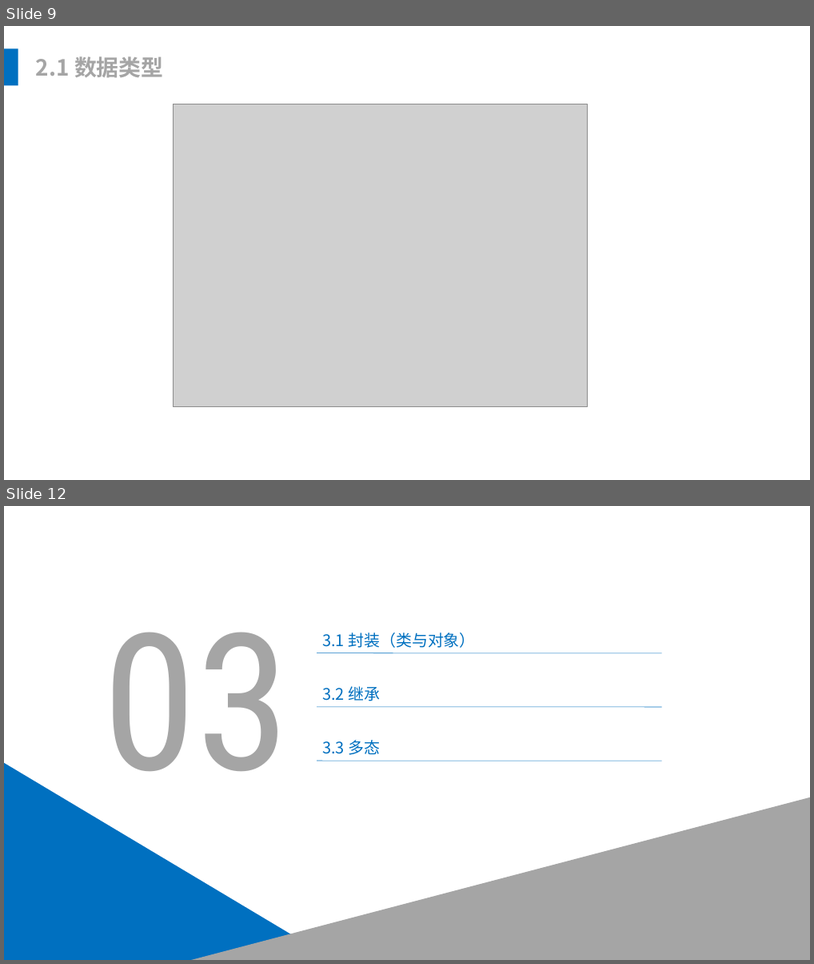
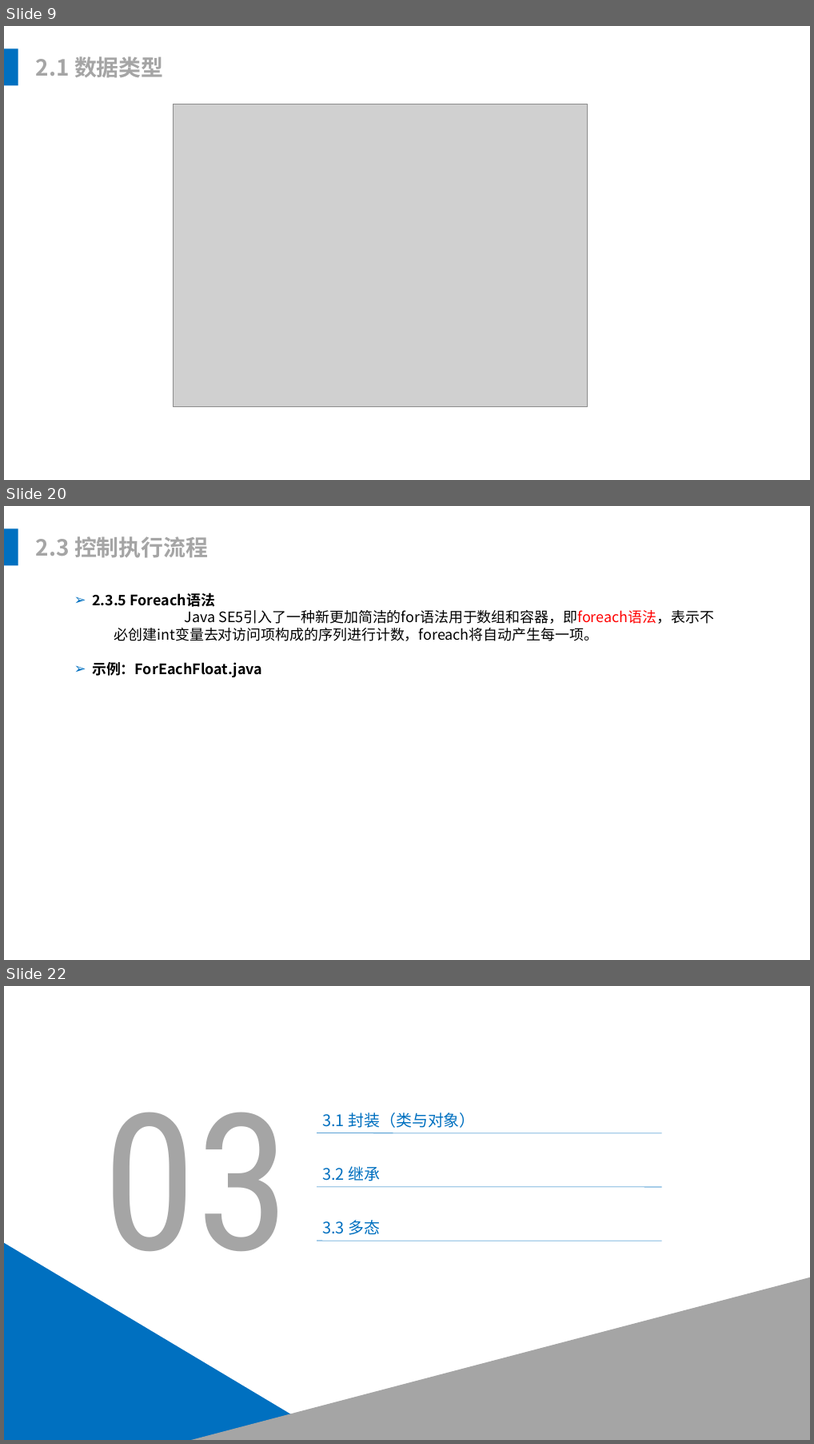
Before and after one commit to leonliu06/JavaTrainning, a slide deck: Java培训.pptx. Shown one above the other, each under a label of ours: slides 9 and 12 before the commit, slides 9, 20 and 22 after it; the slides between them are not shown. The pictures are 814x964 and 814x1444 pixels, drawn with LibreOffice and Linux fonts; fonts in the diff are those of the drawing; grey boxes stand for pictures. Boxes give left, top, right and bottom in pixels: in the first picture for what was removed or moved away, otherwise in the second. Text is boxed around its words. In the diff, an @@ line names an element or a change of style, - is before the commit and + after.

```diff
--- a/Java培训.pptx
+++ b/Java培训.pptx
@@ slide 20 added at bbox=[4, 506, 810, 960], background #FFFFFF @@
@@ rectangle added at bbox=[4, 529, 18, 566], fill #0070C0 @@
@@ text added at bbox=[36, 536, 208, 558], 28 pt, text #A5A5A5, bold @@
+2.3 控制执行流程
@@ text added at bbox=[92, 592, 714, 677], 18 pt, text #000000 @@
+➢ 2.3.5 Foreach语法
+  Java SE5引入了一种新更加简洁的for语法用于数组和容器，即foreach语法，表示不必创建int变量去对访问项构成的序列进行计数，foreach将自动产生每一项。
+➢ 示例：ForEachFloat.java
@@ what was slide 12 is now slide 22 @@
```
Also in this commit, not shown: 2 slides changed, 9 other slides added, 1 other file.
